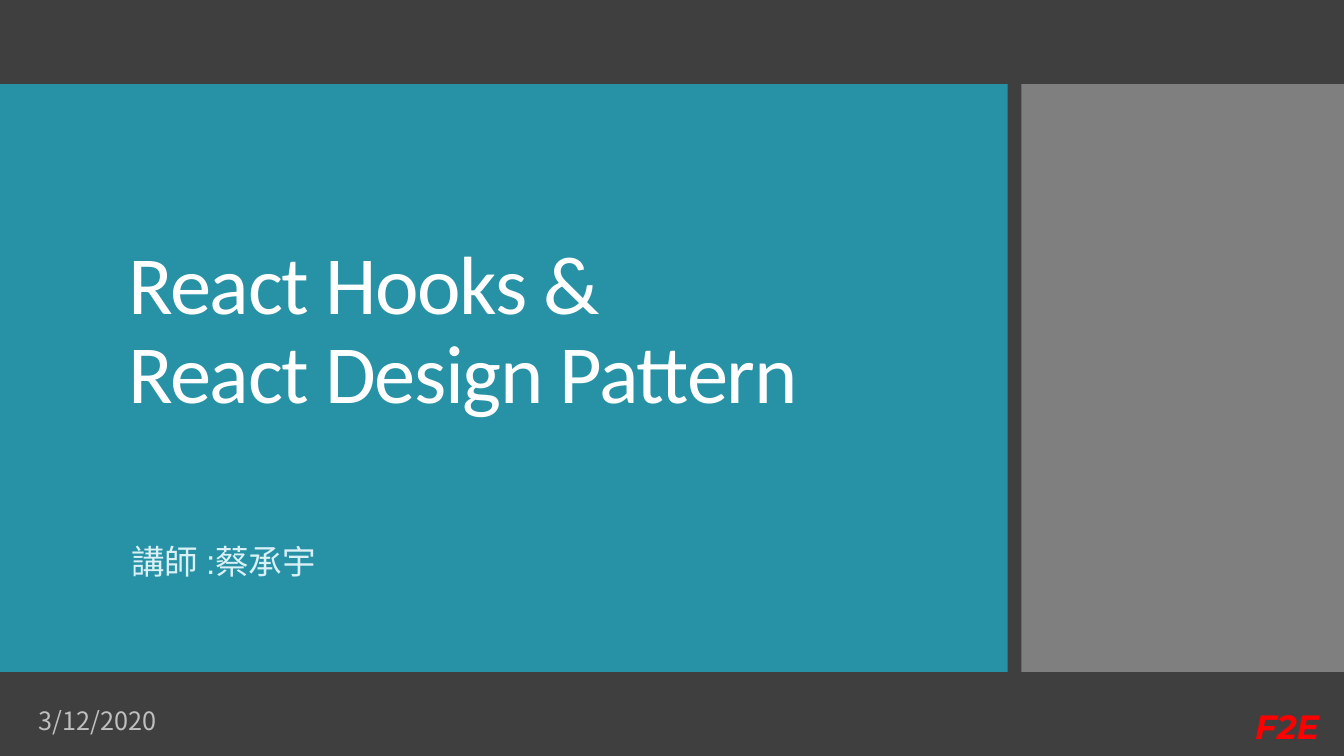
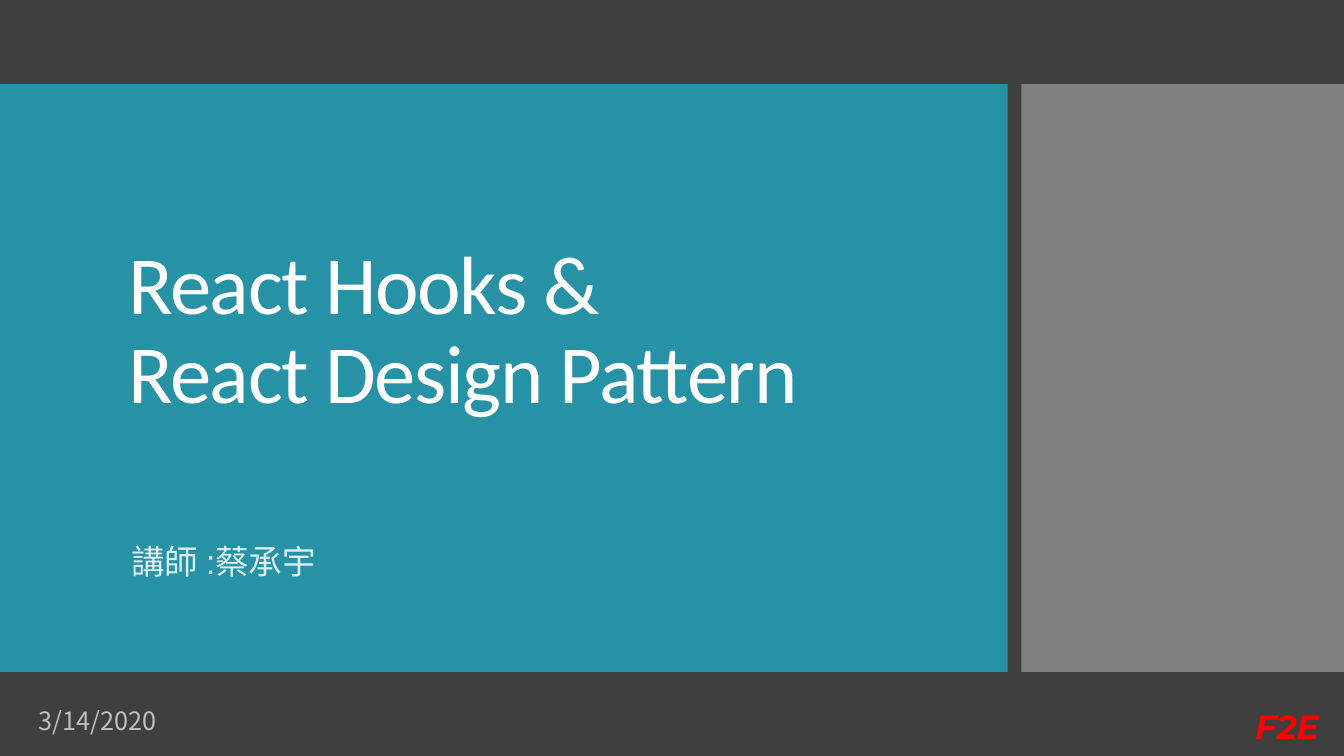
Before and after one commit to Kader-coder/React-Hooks, a slide deck: slide 1 of PPT/React Hooks &.pptx. Drawn at 1344x756 pixels with LibreOffice and Linux fonts; fonts in the diff are those of the drawing. Boxes give left, top, right and bottom in pixels: in the first picture for what was removed or moved away, otherwise in the second. Text is boxed around its words. In the diff, an @@ line names an element or a change of style, - is before the commit and + after.

```diff
--- a/PPT/React Hooks &.pptx
+++ b/PPT/React Hooks &.pptx
@@ text at (39, 710, 157, 735): text changed @@
-3/12/2020
+3/14/2020
```
Also in this commit, not shown: 5 other slides changed, 6 slides added, 5 slides removed, 1 other file.
